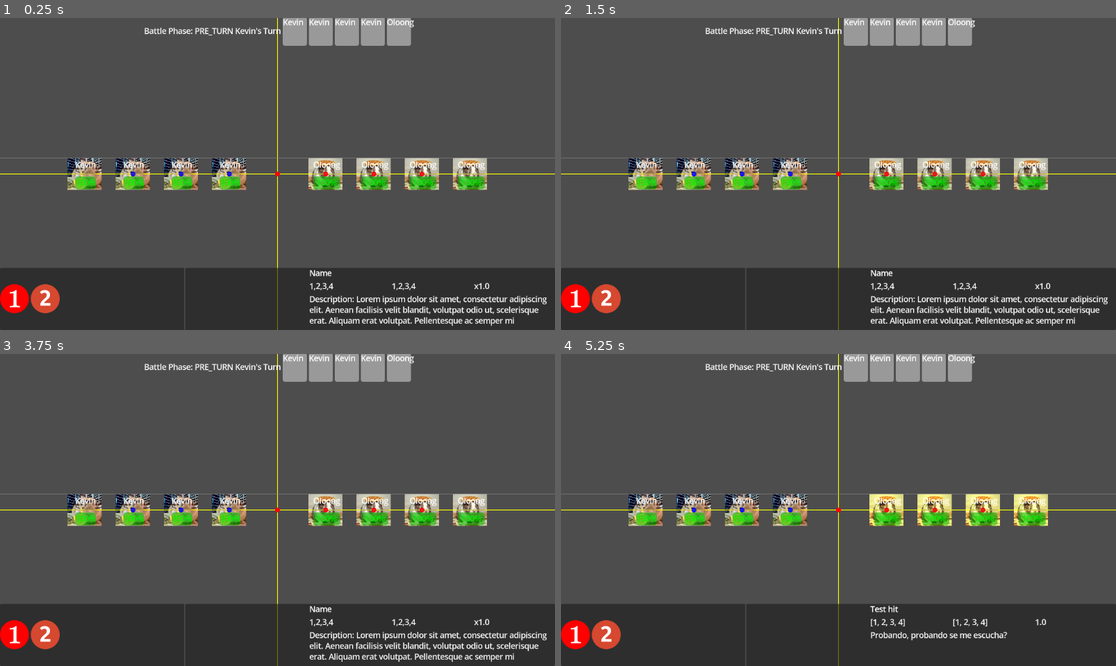
Above: before the commit, frames 1-4 (two rows, left to right).
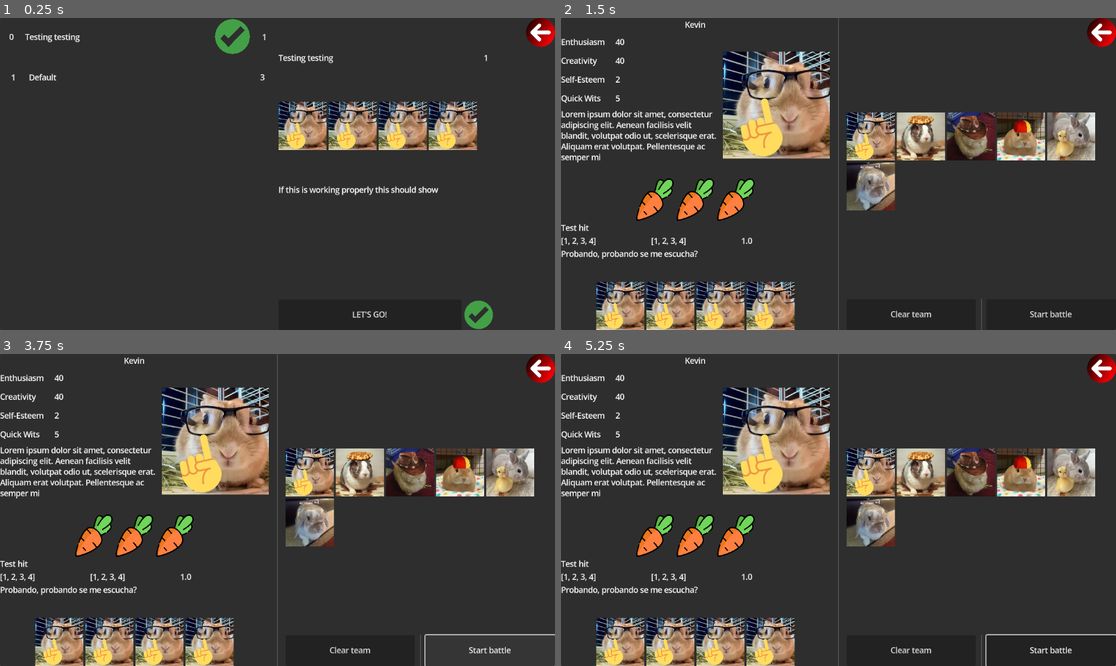
Above: after the commit, the same moments.

Repository: Yusa21/rabbitrumble
Game: Godot game, scene res://scenes/combatScene/Battle.tscn
Same seed, same stepped clock (60 frames per second), same inputs: the game is played once before the commit and once after it.
Inputs (mouse positions are in pixels of both pictures, inside the frame that each line leads up to):
- Up to frame 1 (0.25 s): no input
- Up to frame 2 (1.5 s): click (1099, 33) at 0.52 s; click (932, 314) at 1.25 s, where only the run after the commit has a clickable "LET'S GO!"
- Up to frame 3 (3.75 s): click (538, 369) at 2.02 s; click (371, 650) at 2.75 s, where only the run after the commit has a clickable "LET'S GO!"; click (488, 650) at 3.5 s, where only the run after the commit has a clickable "Start battle"
- Up to frame 4 (5.25 s): click (1049, 650) at 4.25 s, where only the run after the commit has a clickable "Start battle"; click (577, 634) at 5.02 s

The runs differ from the first frame. In frame 1, 82% of the frame differs, in the area x 0-100%, y 0-100%; in frame 2, 86%; in frame 3, 86%; in frame 4, 85%.

Commit message:
He acabado la pantalla de selección de misiones

Diff:
--- a/resources/characters/testDummy2.tres
+++ b/resources/characters/testDummy2.tres
@@ -1,7 +1,7 @@
 [gd_resource type="Resource" script_class="CharacterData" load_steps=5 format=3 uid="uid://d01lm2utcywtg"]
 
 [ext_resource type="Script" uid="uid://didlt5asxoyvv" path="res://scripts/resource_models/abilities/ability_data.gd" id="1_ys0c1"]
-[ext_resource type="Resource" uid="uid://b7aqp3a4rajkw" path="res://resources/abilities/test_hit.tres" id="2_auh04"]
+[ext_resource type="Resource" uid="uid://b7s3vcgfwv2dm" path="res://resources/abilities/test_area_hit.tres" id="2_plsjf"]
 [ext_resource type="Texture2D" uid="uid://d2i485muxsl4s" path="res://assets/sprites/characters/testDummy2_idle.png" id="4_ys0c1"]
 [ext_resource type="Script" uid="uid://c3msr806gkbc3" path="res://scripts/resource_models/characters/character_data.gd" id="5_bq7yr"]
 
@@ -11,10 +11,10 @@
 character_name = "Oloong"
 character_description = "Lorem ipsum dolor sit amet, consectetur adipiscing elit. Aenean facilisis velit blandit"
 max_hp = 900
-attack = 40
+attack = 500
 defense = 2
-speed = 5
+speed = 20
 character_icon = ExtResource("4_ys0c1")
 idle_sprite = ExtResource("4_ys0c1")
-abilities = Array[ExtResource("1_ys0c1")]([ExtResource("2_auh04")])
+abilities = Array[ExtResource("1_ys0c1")]([ExtResource("2_plsjf")])
 metadata/_custom_type_script = "uid://c3msr806gkbc3"
--- a/scenes/combatScene/battle.gd
+++ b/scenes/combatScene/battle.gd
@@ -135,12 +135,8 @@
 	# Connect to the event bus battle_end signal
 	battle_event_bus.battle_end.connect(_on_battle_end)
 
-# This method is no longer needed as characters connect to the event bus themselves
-# Keeping as a stub for backward compatibility during transition if needed
-func _connect_character_signals(character):
-	pass
-
 func _on_battle_end(winner):
 	# Handle battle end
 	print("Battle ended with " + winner + " victory!")
+	GameManager.end_battle()
 	# Additional end-of-battle logic
--- a/scenes/menus/characterSelection/character_selection.gd
+++ b/scenes/menus/characterSelection/character_selection.gd
@@ -52,14 +52,18 @@
 			var char_data = character.get_meta("character_data")
 			player_team.append(char_data["character_id"])
 
-	for character in enemy_team_preview_panel.get_children():
-		if character.has_meta("character_data"):
-			var char_data = character.get_meta("character_data")
-			enemy_team.append(char_data["character_id"])
+	#Si no hay al menos un personaje en el equipo jugador no puede empezar el combate
+	if player_team.size() <= 0:
+		return
+	else:
+		for character in enemy_team_preview_panel.get_children():
+			if character.has_meta("character_data"):
+				var char_data = character.get_meta("character_data")
+				enemy_team.append(char_data["character_id"])
 
-	GameManager.setup_battle(player_team,enemy_team)
-	GameManager.start_battle()
+		GameManager.setup_battle(player_team,enemy_team)
+		GameManager.start_battle()
 
 func transition_to_stage_selection():
-	#TODO
+	GameManager.go_to_stage_select()
 	pass
--- /dev/null
+++ b/scenes/menus/mainMenu/main_menu.tscn
@@ -0,0 +1,9 @@
+[gd_scene format=3 uid="uid://cc31u1pyw88f0"]
+
+[node name="MainMenu" type="Control"]
+layout_mode = 3
+anchors_preset = 15
+anchor_right = 1.0
+anchor_bottom = 1.0
+grow_horizontal = 2
+grow_vertical = 2
--- /dev/null
+++ b/scenes/menus/stageSelection/optionButtons/options_buttons.gd
@@ -0,0 +1,12 @@
+extends HBoxContainer
+
+var event_bus
+
+func _ready() -> void:
+	pass
+
+func initialize(bus):
+	event_bus = bus
+
+func _on_back_button_pressed() -> void:
+	event_bus.emit_signal("back_button_clicked")
--- a/scenes/menus/stageSelection/stageList/stage_list.gd
+++ b/scenes/menus/stageSelection/stageList/stage_list.gd
@@ -1,65 +1,52 @@
 extends VBoxContainer
 
 var event_bus
-var stage_entry
 @onready var template_stage_entry = get_node("%TemplateStage")
 
 func _ready() -> void:
-    # Hide the template as we don't want it visible
-    if template_stage_entry:
-        template_stage_entry.visible = false
+	# Hide the template as we don't want it visible
+	if template_stage_entry:
+		template_stage_entry.visible = false
 
 func initialize(bus, unlocked_stages, completed_stages):
-    event_bus = bus
-    show_all_unlocked_stages(unlocked_stages, completed_stages)
+	event_bus = bus
+	show_all_unlocked_stages(unlocked_stages, completed_stages)
 
 func show_all_unlocked_stages(unlocked, completed):
-    # Clear existing entries first (except the template)
-    for child in get_children():
-        if child != template_stage_entry and child.visible:
-            child.queue_free()
+	# Clear existing entries first (except the template)
+	for child in get_children():
+		if child != template_stage_entry and child.visible:
+			child.queue_free()
 
-    # Create a new instance for each unlocked stage
-    for stage in unlocked:
-        stage_entry = template_stage_entry.duplicate()
-        stage_entry.visible = true
+	# Create a new instance for each unlocked stage
+	for stage in unlocked:
+		var stage_entry = template_stage_entry.duplicate()
+		stage_entry.visible = true
 
-        # Important: Add the child to the scene tree before calling _ready
-        add_child(stage_entry)
+		# Important: Add the child to the scene tree before calling _ready
+		add_child(stage_entry)
 
-        # Allow the node to initialize its child references
-        await get_tree().process_frame
+		# Allow the node to initialize its child references
+		await get_tree().process_frame
 
-        # Check if this stage's ID is in the completed list
-        var is_completed = completed.has(stage.id)
+		# Check if this stage's ID is in the completed list
+		var is_completed = completed.has(stage.id)
 
-        # Initialize the stage entry with data
-        stage_entry.initialize(
-            str(stage.number),  # Convert to string in case it's a number
-            stage.name,
-            stage.difficulty,
-            is_completed,
-            stage  # Pass the entire stage data
-        )
+		# Initialize the stage entry with data
+		stage_entry.initialize(
+			str(stage.number),  # Convert to string in case it's a number
+			stage.name,
+			stage.difficulty,
+			is_completed,
+			stage  # Pass the entire stage data
+		)
 
-        # Connect the stage's custom signal to our event bus
-        stage_entry.connect("stage_clicked", _on_stage_entry_clicked)
+		# Connect signal for when stage is selected
+		stage_entry.connect("gui_input", _on_stage_selected.bind(stage))
 
-# Handle click from stage entry
-func _on_stage_entry_clicked(stage_data):
-    if event_bus:
-        print("Forwarding stage clicked to event bus: ", stage_data.name)
-        event_bus.emit_signal("stage_clicked", stage_data)
-
-        # Connect signal for when stage is selected (if needed)
-        stage_entry.connect("gui_input", _on_stage_selected.bind(stage))
-
-        # Add the new stage entry to the container
-        add_child(stage_entry)
-
-# Remove the old click handler since we're now using signals
-# func _on_stage_selected(event, stage):
-#    if event is InputEventMouseButton and event.button_index == MOUSE_BUTTON_LEFT and event.pressed:
-#        if event_bus:
-#            # Emit a signal through the event bus when a stage is selected
-#            event_bus.emit_signal("stage_clicked", stage)
+# Handle stage selection
+func _on_stage_selected(event, stage):
+	if event is InputEventMouseButton and event.button_index == MOUSE_BUTTON_LEFT and event.pressed:
+		if event_bus:
+			# Emit a signal through the event bus when a stage is selected
+			event_bus.emit_signal("stage_clicked", stage)
--- a/scenes/menus/stageSelection/stageList/stage_list.tscn
+++ b/scenes/menus/stageSelection/stageList/stage_list.tscn
@@ -21,6 +21,7 @@
 layout_mode = 2
 size_flags_horizontal = 3
 size_flags_stretch_ratio = 0.25
+mouse_filter = 1
 text = "00"
 horizontal_alignment = 1
 vertical_alignment = 1
@@ -29,6 +30,7 @@
 layout_mode = 2
 size_flags_horizontal = 3
 size_flags_stretch_ratio = 2.0
+mouse_filter = 1
 text = "Default Name"
 vertical_alignment = 1
 
@@ -44,6 +46,7 @@
 layout_mode = 2
 size_flags_horizontal = 3
 size_flags_stretch_ratio = 0.25
+mouse_filter = 1
 text = "5"
 horizontal_alignment = 1
 vertical_alignment = 1
--- a/scenes/menus/stageSelection/stageList/template_stage.gd
+++ b/scenes/menus/stageSelection/stageList/template_stage.gd
@@ -1,6 +1,5 @@
 extends HBoxContainer
 
-# Use @export var instead of @onready if you're working with duplicated nodes
 var stage_number_display
 var stage_name_display
 var completed_check_display
--- a/scenes/menus/stageSelection/stage_selection.gd
+++ b/scenes/menus/stageSelection/stage_selection.gd
@@ -4,8 +4,11 @@
 var unlocked_stage_list: Array[StageData]
 var completed_stage_list: Array = GameManager.completed_stage_list
 
+var current_selected_stage
+
 @onready var stage_list_display = get_node("%StageList")
 @onready var stage_information_panel = get_node("%StageInformation")
+@onready var options_buttons = get_node("%TopRightOptions")
 
 func _ready() -> void:
 	event_bus = StageSelectionBus.new()
@@ -21,6 +24,23 @@
 
 	stage_list_display.initialize(event_bus, unlocked_stage_list, completed_stage_list)
 	stage_information_panel.initialize(event_bus)
+	options_buttons.initialize(event_bus)
+
+	event_bus.start_button_clicked.connect(_on_start_button_clicked)
+	event_bus.back_button_clicked.connect(_on_back_button_clicked)
+	event_bus.stage_clicked.connect(_on_stage_clicked)
 
 	#Esto es mazo cutre pero asegura que muestre la primera mision al cargar
 	event_bus.emit_signal("stage_clicked", unlocked_stage_list[0])
+
+
+func _on_start_button_clicked():
+	GameManager.setup_character_select(current_selected_stage.enemies, current_selected_stage.id)
+	GameManager.go_to_character_select()
+
+func _on_back_button_clicked():
+	#TODO de aquí al menú principal
+	pass
+
+func _on_stage_clicked(stage):
+	current_selected_stage = stage
--- a/scenes/menus/stageSelection/stage_selection.tscn
+++ b/scenes/menus/stageSelection/stage_selection.tscn
@@ -1,8 +1,10 @@
-[gd_scene load_steps=4 format=3 uid="uid://cgfys0mix6p3o"]
+[gd_scene load_steps=6 format=3 uid="uid://cgfys0mix6p3o"]
 
 [ext_resource type="PackedScene" uid="uid://u86114strhxn" path="res://scenes/menus/stageSelection/stagePanel/stage_information.tscn" id="1_0ejd1"]
 [ext_resource type="Script" uid="uid://dyhfgoxxqogqj" path="res://scenes/menus/stageSelection/stage_selection.gd" id="1_70y1c"]
 [ext_resource type="PackedScene" uid="uid://bkj64jlbcgesg" path="res://scenes/menus/stageSelection/stageList/stage_list.tscn" id="2_jj88m"]
+[ext_resource type="Script" uid="uid://cedd36gu6lp6i" path="res://scenes/menus/stageSelection/optionButtons/options_buttons.gd" id="3_byybc"]
+[ext_resource type="Texture2D" uid="uid://byr5n2dkedagk" path="res://assets/menu/button/back_arrow.png" id="4_gg72n"]
 
 [node name="StageSelection" type="Control"]
 layout_mode = 3
@@ -36,9 +38,22 @@
 size_flags_horizontal = 3
 
 [node name="TopRightOptions" type="HBoxContainer" parent="MarginContainer/UIContainer/RightSide"]
+unique_name_in_owner = true
+layout_direction = 3
 layout_mode = 2
 size_flags_vertical = 3
+size_flags_stretch_ratio = 0.75
+script = ExtResource("3_byybc")
+
+[node name="BackButton" type="TextureButton" parent="MarginContainer/UIContainer/RightSide/TopRightOptions"]
+custom_minimum_size = Vector2(60, 60)
+layout_mode = 2
+texture_normal = ExtResource("4_gg72n")
+ignore_texture_size = true
+stretch_mode = 0
 
 [node name="StageInformation" parent="MarginContainer/UIContainer/RightSide" instance=ExtResource("1_0ejd1")]
 unique_name_in_owner = true
 layout_mode = 2
+
+[connection signal="pressed" from="MarginContainer/UIContainer/RightSide/TopRightOptions/BackButton" to="MarginContainer/UIContainer/RightSide/TopRightOptions" method="_on_back_button_pressed"]
--- a/scenes/menus/stageSelection/stage_selection_bus.gd
+++ b/scenes/menus/stageSelection/stage_selection_bus.gd
@@ -3,3 +3,4 @@
 
 signal stage_clicked(stage)
 signal start_button_clicked()
+signal back_button_clicked()
--- a/scripts/singletons/game_manager.gd
+++ b/scripts/singletons/game_manager.gd
@@ -4,9 +4,23 @@
 var unlocked_stage_list = ["test_stage", "test_stage_2"]
 var completed_stage_list = ["test_stage"]
 
+#----------------------MAIN MENU TRANSITION-------------------------------------------
 
-#----------------------CHARACTER SELECTION TRANSITION-----------------------------------
+
+#----------------------STAGE SELECTION TRANSITION-------------------------------------
+func go_to_stage_select():
+    get_tree().change_scene_to_file("res://scenes/menus/stageSelection/stage_selection.tscn")
+
+#----------------------CHARACTER SELECTION TRANSITION---------------------------------
+var stage_id = ["test_stage"]
 var level_enemy_characters = ["testDummy2","testDummy2","testDummy2","testDummy2"]
+
+func setup_character_select(level_enemies, id):
+    level_enemy_characters = level_enemies
+    stage_id = id
+
+func go_to_character_select():
+    get_tree().change_scene_to_file("res://scenes/menus/characterSelection/character_selection.tscn")
 
 #---------------------BATTLE DATA TRANSITION------------------------------------------
 # Data that will be passed from menu to battle
@@ -22,3 +36,11 @@
 func start_battle():
     # Transition to battle scene
     get_tree().change_scene_to_file("res://scenes/combatScene/Battle.tscn")
+
+func end_battle():
+    mark_stage_as_completed()
+    go_to_stage_select()
+
+func mark_stage_as_completed():
+    if !completed_stage_list.has(stage_id):
+        completed_stage_list.append(stage_id)
Not shown, added: scenes/menus/stageSelection/optionButtons/options_buttons.gd.uid
Not shown, added: scenes/menus/rabbitrumble - Acceso directo.lnk
